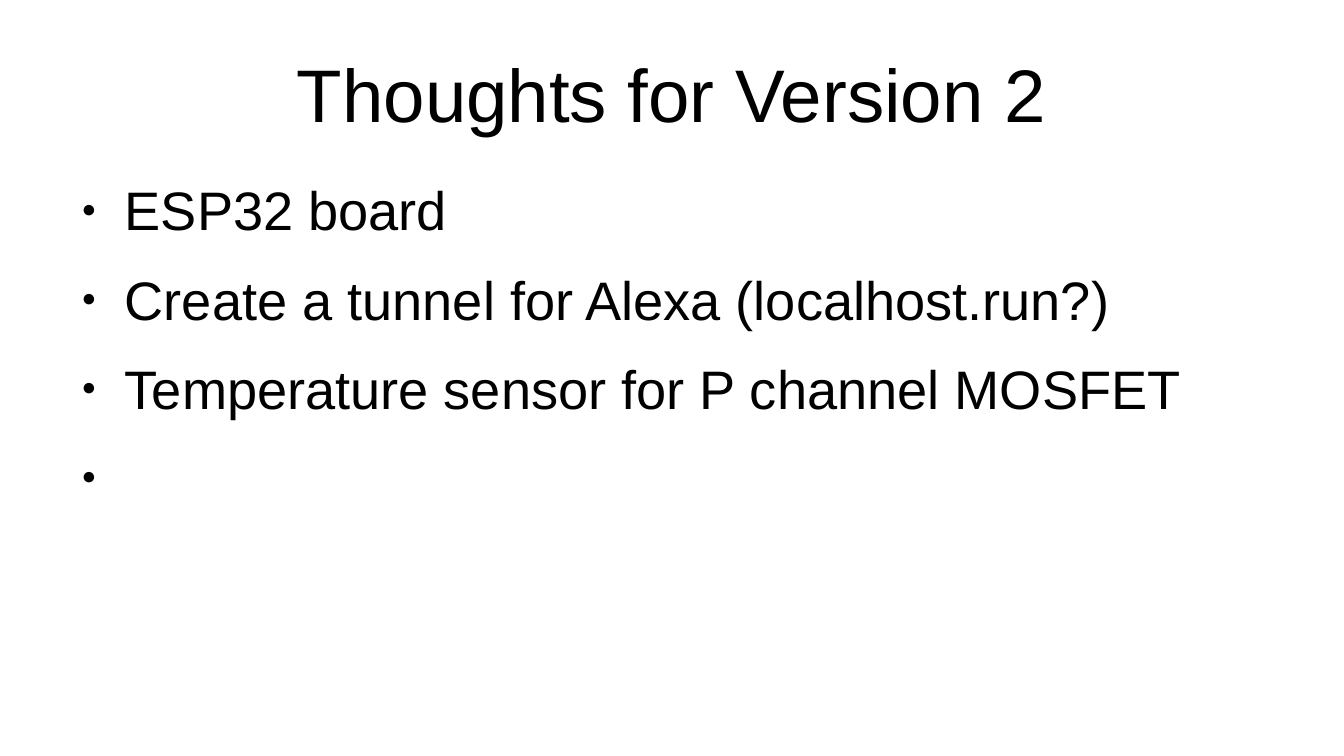
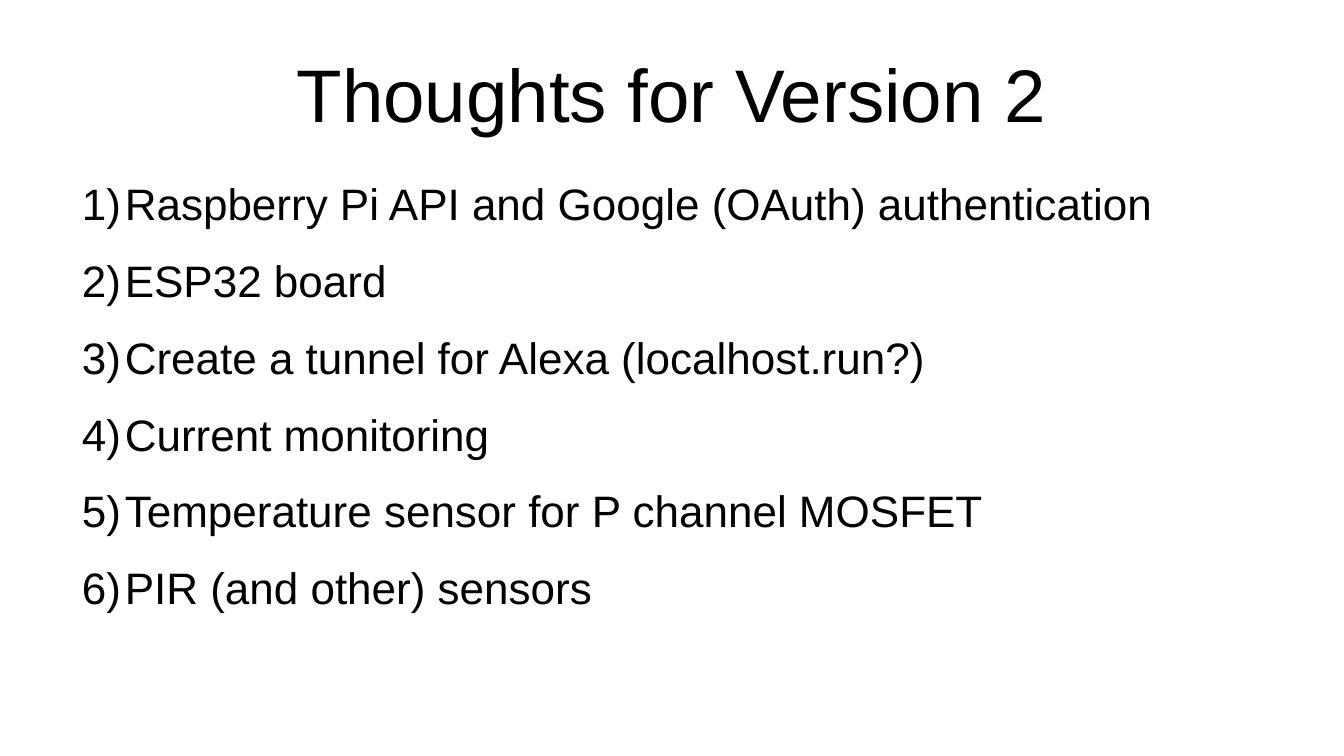
Before and after one commit to codewrite/COBHouseLights, a slide deck: slide 26 of doc/Presentation.pptx (slide 23 before the commit). Drawn at 1344x756 pixels with LibreOffice and Linux fonts; fonts in the diff are those of the drawing. Boxes give left, top, right and bottom in pixels: in the first picture for what was removed or moved away, otherwise in the second. Text is boxed around its words. In the diff, an @@ line names an element or a change of style, - is before the commit and + after.

```diff
--- a/doc/Presentation.pptx
+++ b/doc/Presentation.pptx
@@ text at box(82, 188, 1152, 229): paragraph added @@
+1) Raspberry Pi API and Google (OAuth) authentication
@@ text at box(82, 265, 982, 536): size 32 to 26 pt in "ESP32 board", "Create a tunnel for Alexa (localhost.run?)", "Temperature sensor for P channel MOSFET"; bullet ● to 1) @@
@@ text at box(82, 419, 489, 459): paragraph added @@
+4) Current monitoring
@@ text at box(82, 572, 592, 613): paragraph added @@
+6) PIR (and other) sensors
```
Also in this commit, not shown: 2 other slides changed, 4 slides added, 1 slide removed, 17 other files.
